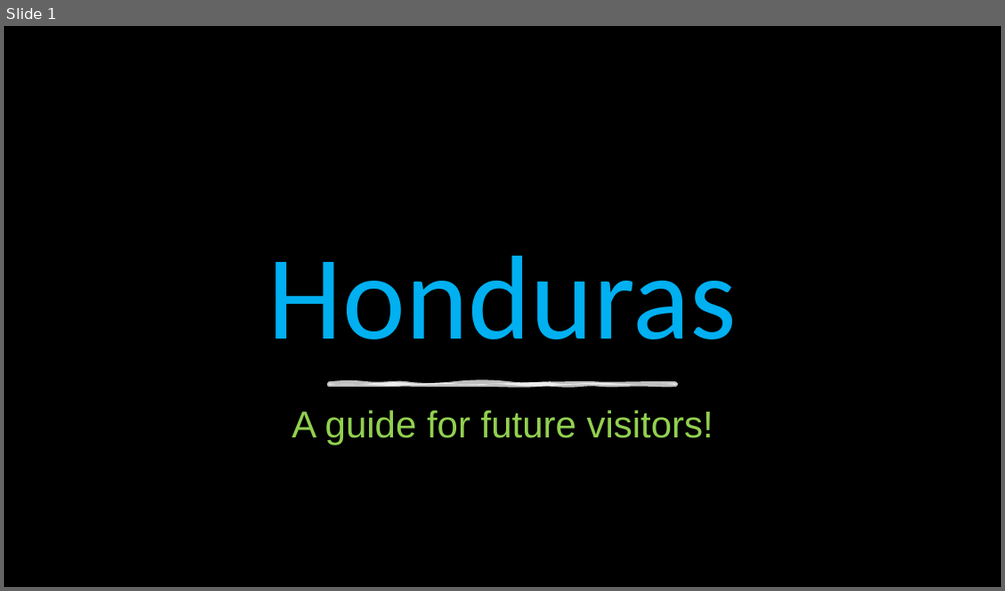
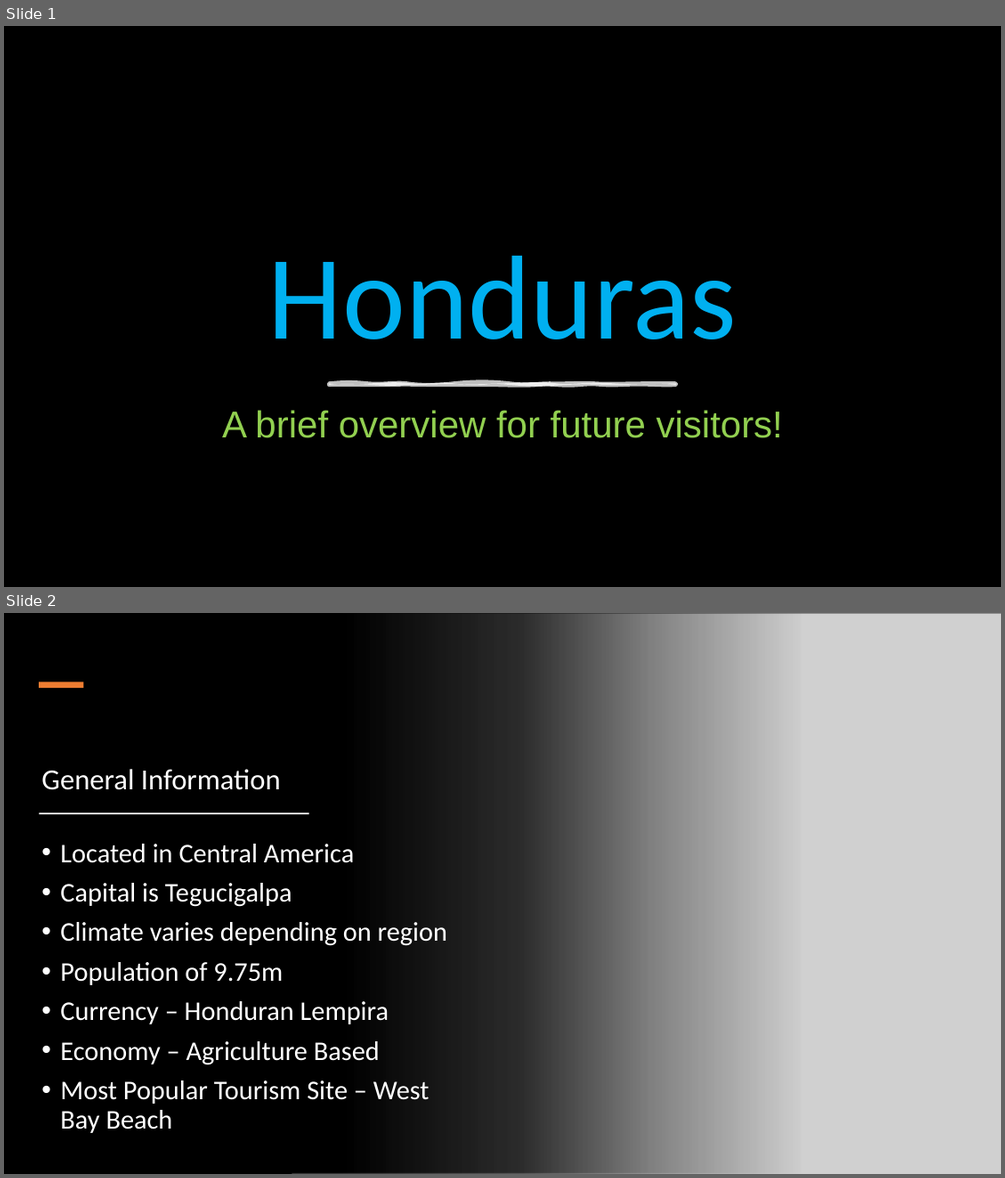
Before and after one commit to EmanuelACS/spanish-language-intro, a slide deck: CountryIntroduction/HondurasPrez.pptx. Shown one above the other, each under a label of ours: slide 1 before the commit, slides 1 and 2 after it. The pictures are 1005x591 and 1005x1178 pixels, drawn with LibreOffice and Linux fonts; fonts in the diff are those of the drawing; grey boxes stand for pictures; background and template pictures are left out. Boxes give left, top, right and bottom in pixels: in the first picture for what was removed or moved away, otherwise in the second. Text is boxed around its words. In the diff, an @@ line names an element or a change of style, - is before the commit and + after.

```diff
--- a/CountryIntroduction/HondurasPrez.pptx
+++ b/CountryIntroduction/HondurasPrez.pptx
@@ slide 2 added at (4,613,1001,1174), background #000000 @@
@@ rectangle added at (4,613,802,1174), fill gradient #000000 @@
@@ picture added at (291,613,1001,1174) @@
@@ rectangle added at (39,682,83,688), fill #ED7D31 @@
@@ title added at (41,769,281,790), 28 pt, text #FFFFFF @@
+General Information
@@ rectangle added at (39,812,309,814), fill #FFFFFF @@
@@ text added at (60,844,447,1133), 26 pt, text #FFFFFF @@
+• Located in Central America
+• Capital is Tegucigalpa
+• Climate varies depending on region
+• Population of 9.75m
+• Currency – Honduran Lempira
+• Economy – Agriculture Based
+• Most Popular Tourism Site – West Bay Beach
@@ slide 1 changed as well @@
@@ subtitle at (222,410,783,438): text changed @@
-A guide for future visitors!
+A brief overview for future visitors!
```
Also in this commit, not shown: 7 other slides added, 5 slides removed, 2 other files.
